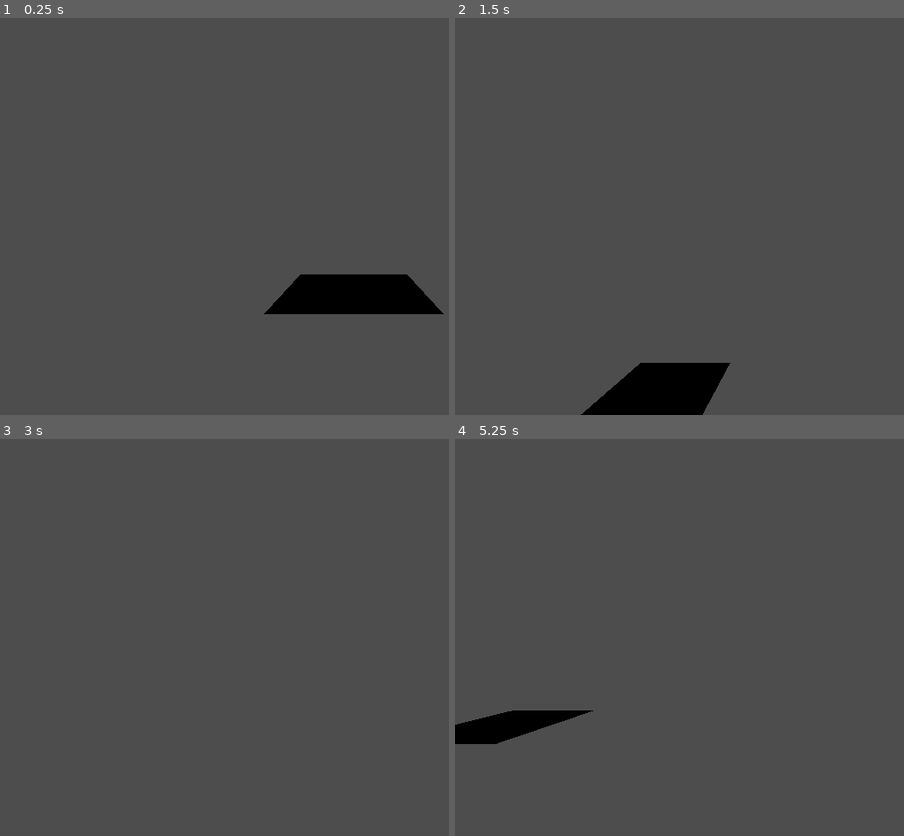
Above: before the commit, frames 1-4 (two rows, left to right).
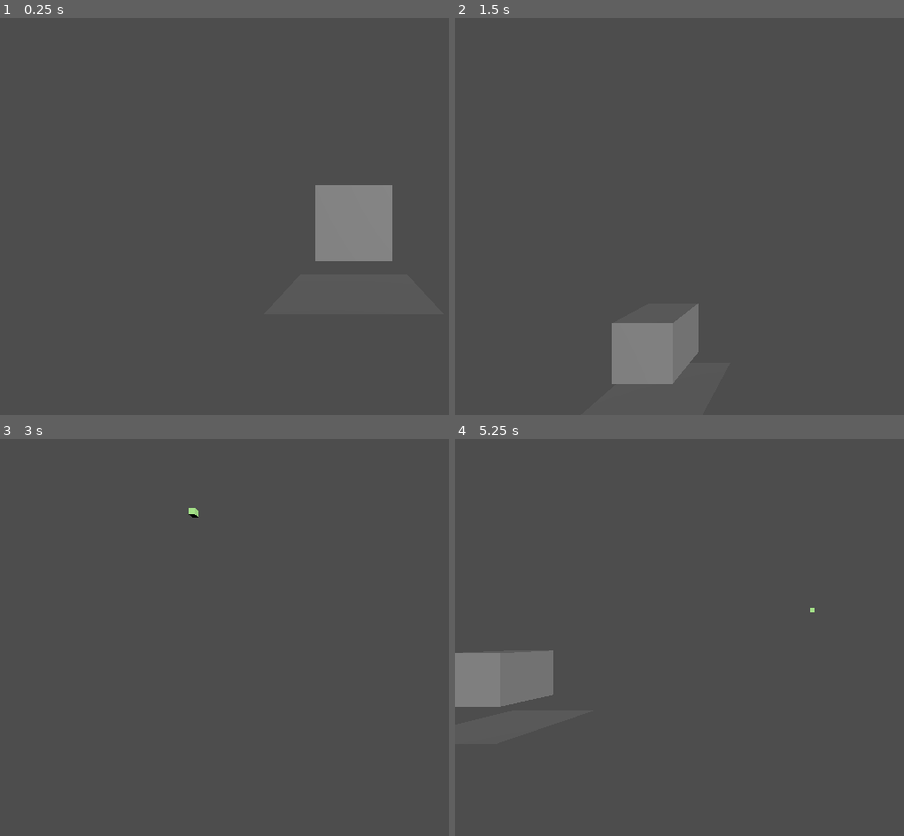
Above: after the commit, the same moments.

Repository: CodedNil/skybound
Game: Godot game, scene res://main.tscn
The game is run twice, just before and just after one commit, with the same random seed, the same clock (stepped at 60 frames per second) and the same inputs.
Inputs (mouse positions are in pixels of both pictures, inside the frame that each line leads up to):
- Up to frame 1 (0.25 s): no input
- Up to frame 2 (1.5 s): tap Enter at 0.5 s; move the mouse to (outside the picture) at 0.52 s; hold D 0.53-1.28 s; hold E 0.53-1.28 s; click (outside the picture) at 0.67 s; tap Q at 0.8, 1.35 s; move the mouse to (666, 236) at 1.27 s; hold S from 1.28 s (still down); click (666, 236) at 1.42 s
- Up to frame 3 (3 s): tap Shift at 1.55 s; move the mouse to (426, 550) at 2.02 s; release S at 2.03 s; hold D 2.03-2.78 s; hold Shift 2.03-2.78 s; click (426, 550) at 2.17 s; tap E at 2.3, 2.85 s; move the mouse to (318, 716) at 2.77 s; hold W from 2.78 s (still down); click (318, 716) at 2.92 s
- Up to frame 4 (5.25 s): tap Q at 3.05 s; move the mouse to (outside the picture) at 3.52 s; release W at 3.53 s; hold Q 3.53-4.28 s; hold A 3.53-5.03 s; click (outside the picture) at 3.67 s; tap Shift at 3.8, 4.35 s; move the mouse to (598, 577) at 4.27 s; click (598, 577) at 4.42 s; tap E at 4.55 s; move the mouse to (845, 637) at 5.02 s; hold S from 5.03 s (still down); hold E from 5.03 s (still down); click (845, 637) at 5.17 s

The runs differ from the first frame. In frame 1, 6.5% of the frame differs, in the area x 58-99%, y 42-75%; in frame 2, 5.3%; in frame 3, less than 0.1%; in frame 4, 4.3%.

Commit message:
Craft and food

Diff:
--- /dev/null
+++ b/Craft.tscn
@@ -0,0 +1,14 @@
+[gd_scene load_steps=3 format=3 uid="uid://bddfusmtowdlu"]
+
+[sub_resource type="BoxMesh" id="BoxMesh_dsmgx"]
+
+[sub_resource type="BoxShape3D" id="BoxShape3D_ak3pw"]
+
+[node name="Craft" type="RigidBody3D"]
+gravity_scale = 0.0
+
+[node name="MeshInstance3D" type="MeshInstance3D" parent="."]
+mesh = SubResource("BoxMesh_dsmgx")
+
+[node name="CollisionShape3D" type="CollisionShape3D" parent="."]
+shape = SubResource("BoxShape3D_ak3pw")
--- /dev/null
+++ b/Food.tscn
@@ -0,0 +1,20 @@
+[gd_scene load_steps=4 format=3 uid="uid://ggten782rkrf"]
+
+[sub_resource type="StandardMaterial3D" id="StandardMaterial3D_n1jpl"]
+albedo_color = Color(0.72549, 1, 0.6, 1)
+
+[sub_resource type="BoxMesh" id="BoxMesh_dsmgx"]
+
+[sub_resource type="BoxShape3D" id="BoxShape3D_ak3pw"]
+
+[node name="Food" type="RigidBody3D"]
+gravity_scale = 0.0
+
+[node name="MeshInstance3D" type="MeshInstance3D" parent="."]
+transform = Transform3D(0.25, 0, 0, 0, 0.25, 0, 0, 0, 0.25, 0, 0, 0)
+material_override = SubResource("StandardMaterial3D_n1jpl")
+mesh = SubResource("BoxMesh_dsmgx")
+
+[node name="CollisionShape3D" type="CollisionShape3D" parent="."]
+transform = Transform3D(0.25, 0, 0, 0, 0.25, 0, 0, 0, 0.25, 0, 0, 0)
+shape = SubResource("BoxShape3D_ak3pw")
--- /dev/null
+++ b/FoodSpawn.gd
@@ -0,0 +1,27 @@
+extends Node3D
+
+# Variables
+var Food = preload("res://Food.tscn")
+var spawn_interval = 1.0
+
+
+# Called when the node enters the scene tree for the first time.
+func _ready():
+	pass  # Replace with function body.
+
+
+# Called every frame. 'delta' is the elapsed time since the previous frame.
+func _process(delta):
+	spawn_interval -= delta
+	if spawn_interval <= 0:
+		spawn_food_box()
+		spawn_interval = 1.0
+
+
+# Function to spawn the food box at a random location
+func spawn_food_box():
+	var food_instance = Food.instantiate()
+	add_child(food_instance)
+	food_instance.position = Vector3(
+		(randf() - 0.5) * 20, (randf() - 0.5) * 20, (randf() - 0.5) * 20
+	)
--- a/free_look_camera.gd
+++ b/free_look_camera.gd
@@ -1,14 +1,14 @@
-#Copyright © 2022 Marc Nahr: https://github.com/MarcPhi/godot-free-look-camera
 extends Camera3D
 
-@export_range(0, 10, 0.01) var sensitivity : float = 3
-@export_range(0, 1000, 0.1) var default_velocity : float = 5
-@export_range(0, 10, 0.01) var speed_scale : float = 1.17
-@export_range(1, 100, 0.1) var boost_speed_multiplier : float = 3.0
-@export var max_speed : float = 1000
-@export var min_speed : float = 0.2
+@export_range(0, 10, 0.01) var sensitivity: float = 3
+@export_range(0, 1000, 0.1) var default_velocity: float = 5
+@export_range(0, 10, 0.01) var speed_scale: float = 1.17
+@export_range(1, 100, 0.1) var boost_speed_multiplier: float = 3.0
+@export var max_speed: float = 1000
+@export var min_speed: float = 0.2
 
 @onready var _velocity = default_velocity
+
 
 func _input(event):
 	if not current:
@@ -18,28 +18,43 @@
 		if event is InputEventMouseMotion:
 			rotation.y -= event.relative.x / 1000 * sensitivity
 			rotation.x -= event.relative.y / 1000 * sensitivity
-			rotation.x = clamp(rotation.x, PI/-2, PI/2)
+			rotation.x = clamp(rotation.x, PI / -2, PI / 2)
 
 	if event is InputEventMouseButton:
 		match event.button_index:
 			MOUSE_BUTTON_RIGHT:
-				Input.set_mouse_mode(Input.MOUSE_MODE_CAPTURED if event.pressed else Input.MOUSE_MODE_VISIBLE)
-			MOUSE_BUTTON_WHEEL_UP: # increase fly velocity
+				Input.set_mouse_mode(
+					Input.MOUSE_MODE_CAPTURED if event.pressed else Input.MOUSE_MODE_VISIBLE
+				)
+			MOUSE_BUTTON_WHEEL_UP:  # increase fly velocity
 				_velocity = clamp(_velocity * speed_scale, min_speed, max_speed)
-			MOUSE_BUTTON_WHEEL_DOWN: # decrease fly velocity
+			MOUSE_BUTTON_WHEEL_DOWN:  # decrease fly velocity
 				_velocity = clamp(_velocity / speed_scale, min_speed, max_speed)
+
 
 func _process(delta):
 	if not current:
 		return
 
-	var direction = Vector3(
-		float(Input.is_physical_key_pressed(KEY_D)) - float(Input.is_physical_key_pressed(KEY_A)),
-		float(Input.is_physical_key_pressed(KEY_E)) - float(Input.is_physical_key_pressed(KEY_Q)),
-		float(Input.is_physical_key_pressed(KEY_S)) - float(Input.is_physical_key_pressed(KEY_W))
-	).normalized()
+	var direction = (
+		Vector3(
+			(
+				float(Input.is_physical_key_pressed(KEY_D))
+				- float(Input.is_physical_key_pressed(KEY_A))
+			),
+			(
+				float(Input.is_physical_key_pressed(KEY_E))
+				- float(Input.is_physical_key_pressed(KEY_Q))
+			),
+			(
+				float(Input.is_physical_key_pressed(KEY_S))
+				- float(Input.is_physical_key_pressed(KEY_W))
+			)
+		)
+		. normalized()
+	)
 
-	if Input.is_physical_key_pressed(KEY_SHIFT): # boost
+	if Input.is_physical_key_pressed(KEY_SHIFT):  # boost
 		translate(direction * _velocity * delta * boost_speed_multiplier)
 	else:
 		translate(direction * _velocity * delta)
--- a/main.tscn
+++ b/main.tscn
@@ -1,14 +1,23 @@
-[gd_scene load_steps=3 format=3 uid="uid://bleiy822sqj7t"]
+[gd_scene load_steps=5 format=3 uid="uid://bleiy822sqj7t"]
 
-[ext_resource type="Script" path="res://free_look_camera.gd" id="1_6lma0"]
+[ext_resource type="Script" path="res://free_look_camera.gd" id="1_flide"]
+[ext_resource type="Script" path="res://FoodSpawn.gd" id="1_kcadk"]
+[ext_resource type="PackedScene" uid="uid://bddfusmtowdlu" path="res://Craft.tscn" id="2_n78ii"]
 
 [sub_resource type="PlaneMesh" id="PlaneMesh_6f2y3"]
 
 [node name="Node3D" type="Node3D"]
+script = ExtResource("1_kcadk")
 
 [node name="Camera3D" type="Camera3D" parent="."]
 transform = Transform3D(1, 0, 0, 0, 1, 0, 0, 0, 1, 0, 1.08755, 3.87293)
-script = ExtResource("1_6lma0")
+script = ExtResource("1_flide")
 
 [node name="MeshInstance3D" type="MeshInstance3D" parent="."]
 mesh = SubResource("PlaneMesh_6f2y3")
+
+[node name="Craft" parent="." instance=ExtResource("2_n78ii")]
+transform = Transform3D(1, 0, 0, 0, 1, 0, 0, 0, 1, 0, 1, 0)
+
+[node name="DirectionalLight3D" type="DirectionalLight3D" parent="."]
+transform = Transform3D(0.810952, 0, 0.585113, -0.232489, 0.917671, 0.322224, -0.536942, -0.39734, 0.744187, 4.28669, 2.1574, 1.02638)
--- a/project.godot
+++ b/project.godot
@@ -11,6 +11,6 @@
 [application]
 
 config/name="skybound"
-run/main_scene="res://main.tscn"
+run/main_scene="res://Main.tscn"
 config/features=PackedStringArray("4.1", "Forward Plus")
 config/icon="res://icon.svg"
